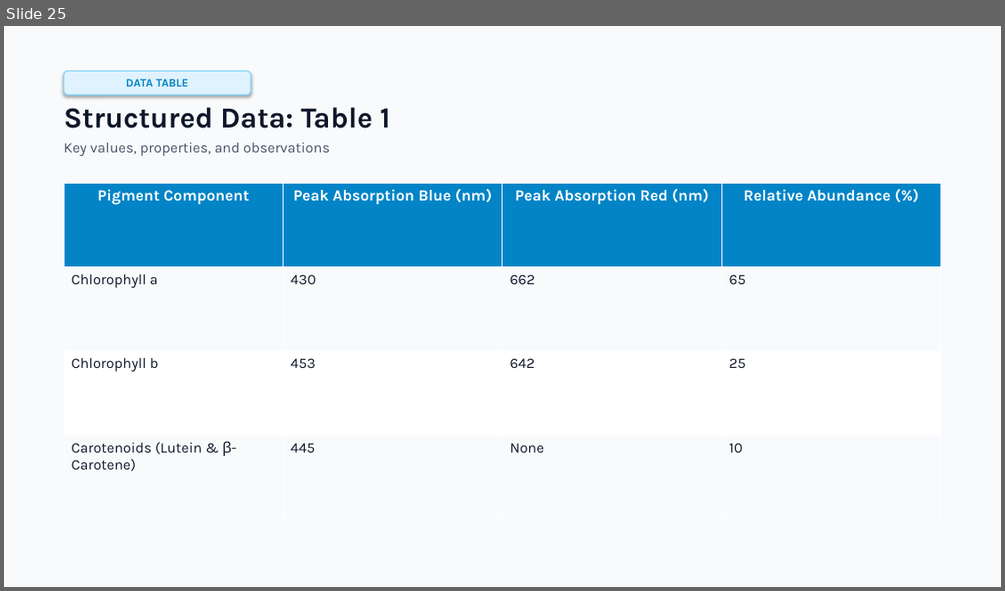
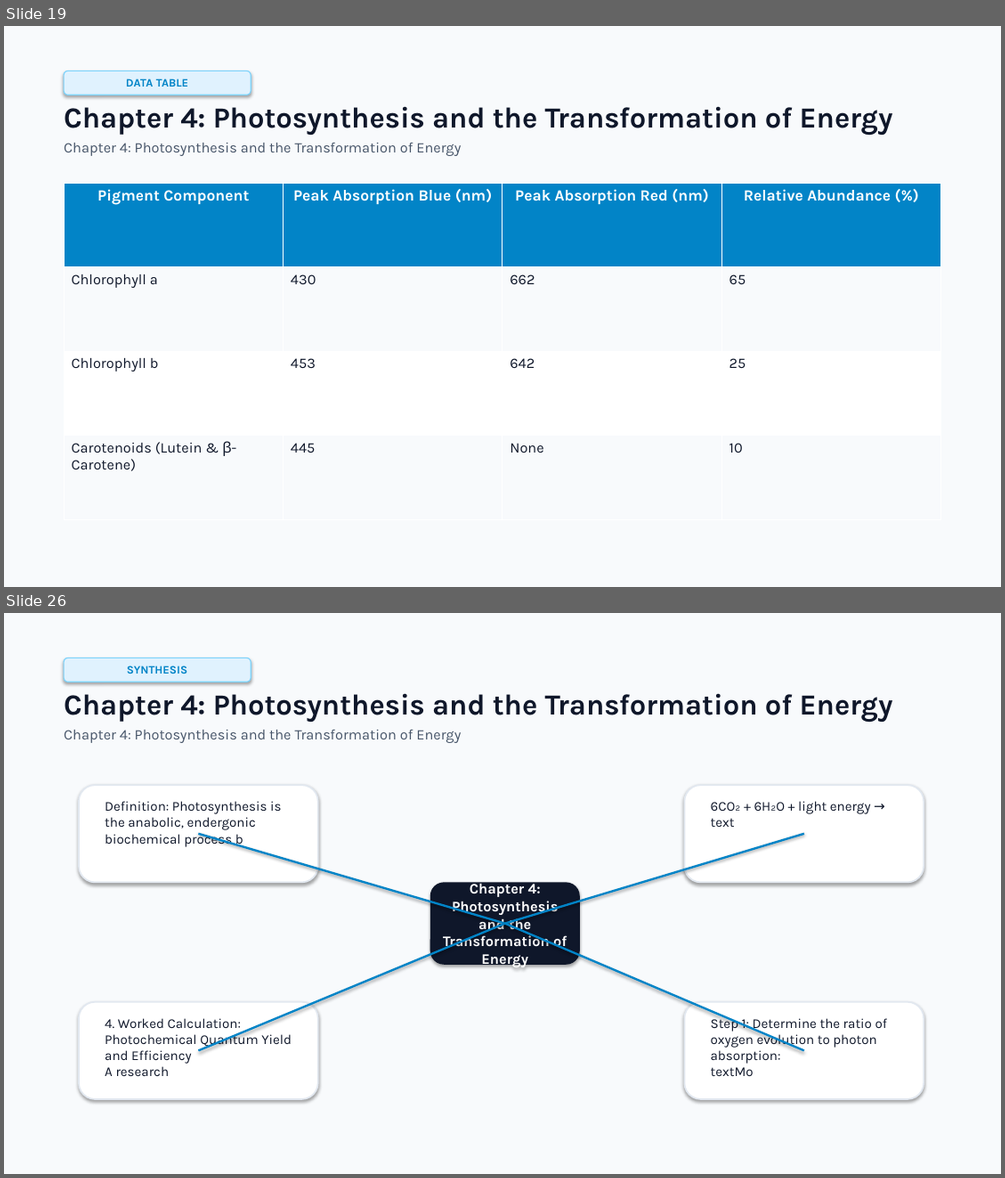
Before and after one commit to usm007/LessonMorph, a slide deck: output/photosynthesis_and_cellular_energy.pptx. Shown one above the other, each under a label of ours: slide 25 before the commit, slides 19 and 26 after it; the slides between them are not shown. The pictures are 1005x591 and 1005x1178 pixels, drawn with LibreOffice and Linux fonts; fonts in the diff are those of the drawing. Boxes give left, top, right and bottom in pixels: in the first picture for what was removed or moved away, otherwise in the second. Text is boxed around its words. In the diff, an @@ line names an element or a change of style, - is before the commit and + after.

```diff
--- a/output/photosynthesis_and_cellular_energy.pptx
+++ b/output/photosynthesis_and_cellular_energy.pptx
@@ slide 26 added at bbox=[4, 613, 1001, 1174], background #FFFFFF @@
@@ rectangle added at bbox=[4, 613, 1001, 1174], fill #F8FAFC @@
@@ rounded rectangle added at bbox=[64, 657, 251, 682], fill #E0F2FE, outline #7DD3FC 1 pt, 11 pt, text #0284C7, bold @@
+SYNTHESIS
@@ text added at bbox=[64, 693, 893, 743], 28 pt, text #0F172A, bold @@
+Chapter 4: Photosynthesis and the Transformation of Energy
+Chapter 4: Photosynthesis and the Transformation of Energy
@@ rounded rectangle added at bbox=[79, 785, 318, 882], fill #FFFFFF, outline #E2E8F0 1.5 pt @@
@@ rounded rectangle added at bbox=[685, 785, 923, 882], fill #FFFFFF, outline #E2E8F0 1.5 pt @@
@@ text added at bbox=[105, 801, 281, 847], 13 pt, text #0F172A @@
+Definition: Photosynthesis is the anabolic, endergonic biochemical process b
@@ text added at bbox=[711, 801, 871, 827], 13 pt, text #0F172A @@
+6CO₂ + 6H₂O + light energy → text
@@ line added from (198, 834) to (505, 924), #0284C7 2 pt @@
@@ line added from (804, 834) to (505, 924), #0284C7 2 pt @@
@@ rounded rectangle added at bbox=[430, 882, 580, 965], fill #0F172A, 14 pt, text #FFFFFF, bold @@
+Chapter 4: Photosynthesis and the Transformation of Energy
@@ line added from (198, 1051) to (505, 924), #0284C7 2 pt @@
@@ line added from (804, 1051) to (505, 924), #0284C7 2 pt @@
@@ rounded rectangle added at bbox=[79, 1002, 318, 1099], fill #FFFFFF, outline #E2E8F0 1.5 pt @@
@@ rounded rectangle added at bbox=[685, 1002, 923, 1099], fill #FFFFFF, outline #E2E8F0 1.5 pt @@
@@ text added at bbox=[105, 1018, 291, 1076], 13 pt, text #0F172A @@
+4. Worked Calculation: Photochemical Quantum Yield and Efficiency
+A research
@@ text added at bbox=[711, 1016, 887, 1076], 13 pt, text #0F172A @@
+Step 1: Determine the ratio of oxygen evolution to photon absorption:
+textMo
@@ what was slide 25 is now slide 19 @@
@@ slide 19 changed as well @@
@@ text at bbox=[64, 106, 893, 156]: text changed; size 14 to 28 pt; text colour #475569 to #0F172A; bold on @@
-Structured Data: Table 1
-Key values, properties, and observations
+Chapter 4: Photosynthesis and the Transformation of Energy
+Chapter 4: Photosynthesis and the Transformation of Energy
```
Also in this commit, not shown: 13 other slides changed, 14 other slides added, 21 slides removed, 57 other files.
